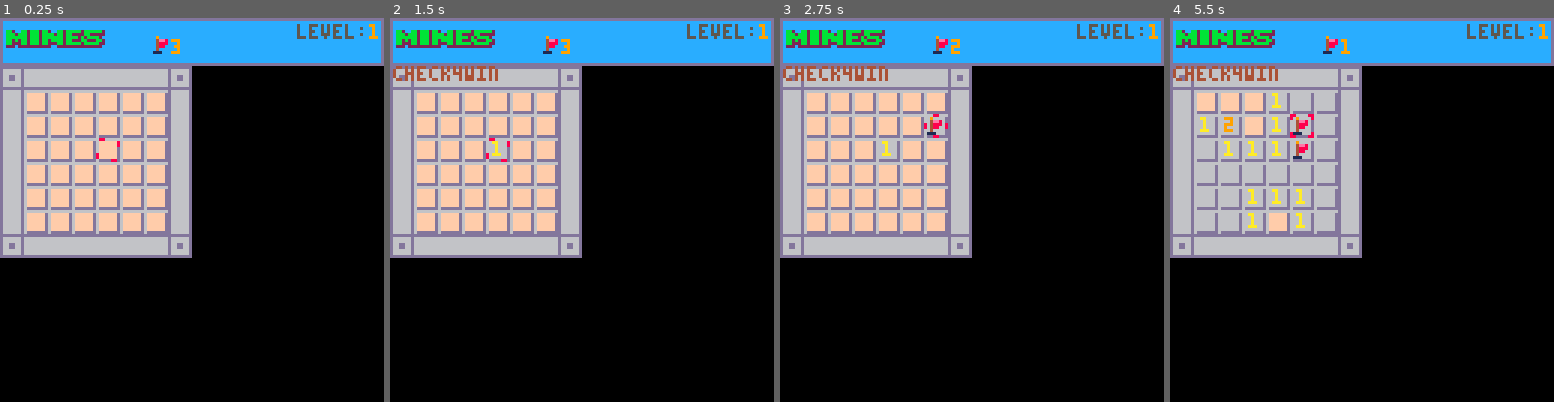
Above: before the commit, frames 1-4 (left to right).
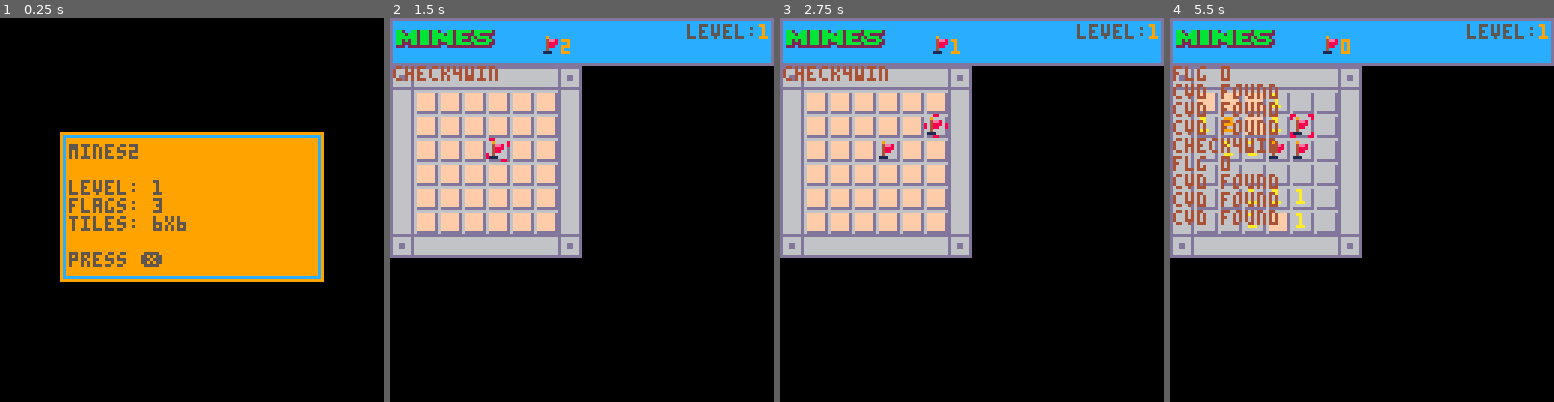
Above: after the commit, the same moments.

Repository: brettski/pico-8
Game: PICO-8 cartridge mines_v2.p8
Two runs of this game, one before a commit and one after it. Both use one fixed random seed, a clock stepped at 60 frames per second and the inputs below.
Inputs:
- Up to frame 1 (0.25 s): no input
- Up to frame 2 (1.5 s): tap X (X key) at 0.33, 1.07 s; tap O (Z key) at 0.7 s
- Up to frame 3 (2.75 s): hold Right 1.6-2.1 s; tap O (Z key) at 1.7, 2.1, 2.5 s; tap X (X key) at 1.85 s; hold Up 2.15-2.42 s; hold Right from 2.47 s (still down)
- Up to frame 4 (5.5 s): tap O (Z key) every 0.4 s from 2.9 to 5.3 s; tap X (X key) at 2.97, 4.08, 5.2 s; release Right at 3.03 s; hold Left 3.08-3.58 s; hold Down 3.63-3.97 s; hold Right 4.02-4.68 s; hold Up 4.73-5.03 s; hold Left from 5.08 s (still down)

The runs differ from the first frame. In frame 1, 53% of the frame differs, in the area x 0-100%, y 0-69%; in frame 2, 0.1%; in frame 3, 0.2%; in frame 4, 4.1%.

Commit message:
Add start and level menu publish as wip to lexaloffle

Diff:
--- a/mines_v2.p8
+++ b/mines_v2.p8
@@ -9,7 +9,8 @@
 	loaddata()
  setinitvars()
 
-	gamestart()
+	--gamestart()
+	showlvl()
 end
 
 function _update()
@@ -45,14 +46,28 @@
  cbox_ty=cbox_y/8
  cbox_ty1=cbox_y1/8
  arrmove=0 --arrow move
-end
-
-function gamestart()
+ modal={} --modal reference
+end
+
+function showlvl()
+ printh("showlvl called")
+ cls()
+	initlvl()
+	drawmodal()
+	_upd=updmodal
+	_drw=function() end
+end
+
+function initlvl()
 	bombs={}
 	field={}
 	ckstack={} --tiles to check
 	windows={} --dialogs&menu 2 display
 	debug={}
+end
+
+function gamestart()
+ printh("gamestart called")
 	local lvl=glevels[glevel]
 	gfieldx=lvl.x --logic max
 	gfieldy=lvl.y
@@ -75,7 +90,10 @@
  --plr select position
 	plr_sx,plr_sy=plr_mx,plr_my
 
+ printh("start gen")
 	generatefield()
+	printh("done gen")
+
 	genborder()
 	_upd=updategame
  _drw=drawgame
@@ -151,6 +169,14 @@
 	arrmove=t%16/3
 end
 
+function updmodal()
+	local b=getbutton()
+	if b==5 then
+	 modal.dur=7
+	 gamestart()
+	end
+end
+
 function getbutton()
  for i=0,5 do
   if btnp(i) then
@@ -204,6 +230,7 @@
 --check if all bombs flagged
 --and nothing is covered
 function updchk4win()
+ printh("check4win called")
  add(debug,"check4win")
  local done=true
  if flgcount==0 then
@@ -220,7 +247,8 @@
   end
   if done then
    add(debug,"win")
-   gamewin()
+   levelwin()
+   return
   end
  end --if flgcount
  _upd=updategame
@@ -237,6 +265,41 @@
  end
  _drw=drawgameover
  _upd=updategame
+end
+
+function levelwin()
+	glevel+=1 --todo no more levels
+	if glevel>#glevels then
+	 gamewin()
+	 return
+	end
+	showlvl()
+	printh("win newlvl "..glevel)
+ _upd=updmodal
+ _upd()
+ local x = addwindow(20,
+		38,
+		88,
+		50,
+		{
+		 "great job","",
+		 "level "..(glevel-1).." complete!"
+		}
+	)
+	x.dur=45
+end
+
+function gamewin()
+ cls()
+	addwindow(20,
+		38,
+		88,
+		50,
+		{
+		 "you have found",
+		 "all them mines!!"
+  }
+ )
 end
 
 -->8
@@ -349,6 +412,21 @@
  end
 end
 
+function drawmodal()
+ local xx=glevels[glevel]
+	modal=addwindow(20,
+		38,
+		88,
+		50,
+		{
+			"mines2","",
+			"level: "..glevel,
+			"flags: "..xx.b,
+			"tiles: "..xx.x.."x"..xx.y,
+		 "","press ❎"
+		}
+	)
+end
 
 --debug stuff--
 function drawdebug()
@@ -466,6 +544,8 @@
 		{x=15,y=10,b=15},
 		{x=15,y=15,b=22},
 		{x=20,y=20,b=40},
+		{x=25,y=25,b=45},
+		{x=25,y=25,b=60},
 	}
  --for finding items around a point
  aroundpt={
Not shown, changed: 129 lines of the sprite sheet (__gfx__) section of mines_v2.p8
Not shown, changed: the thumbnail (__label__) section of mines_v2.p8
